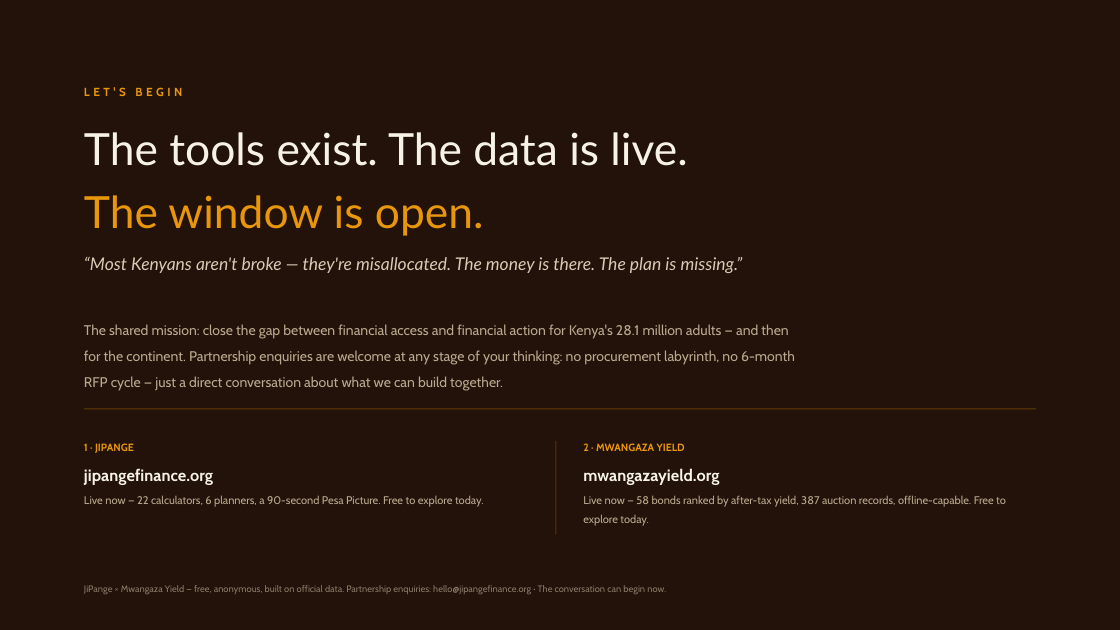
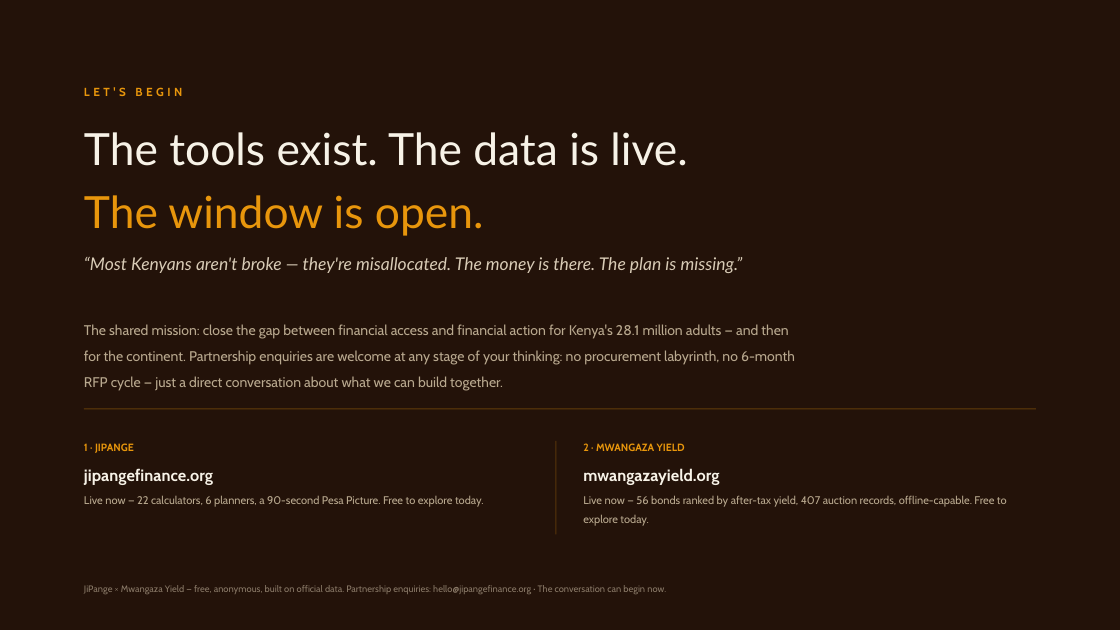
Before and after one commit to PapaDanico/JiPange, a slide deck: slide 19 of web/public/partners/jipange-mwangaza-partnership-deck.pptx. Drawn at 1120x630 pixels with LibreOffice and Linux fonts; fonts in the diff are those of the drawing. Boxes give left, top, right and bottom in pixels: in the first picture for what was removed or moved away, otherwise in the second. Text is boxed around its words. In the diff, an @@ line names an element or a change of style, - is before the commit and + after.

```diff
--- a/web/public/partners/jipange-mwangaza-partnership-deck.pptx
+++ b/web/public/partners/jipange-mwangaza-partnership-deck.pptx
@@ text at box(583, 495, 1007, 526): text changed @@
-Live now — 58 bonds ranked by after-tax yield, 387 auction records, offline-capable. Free to explore today.
+Live now — 56 bonds ranked by after-tax yield, 407 auction records, offline-capable. Free to explore today.
```
Also in this commit, not shown: 7 other slides changed.
